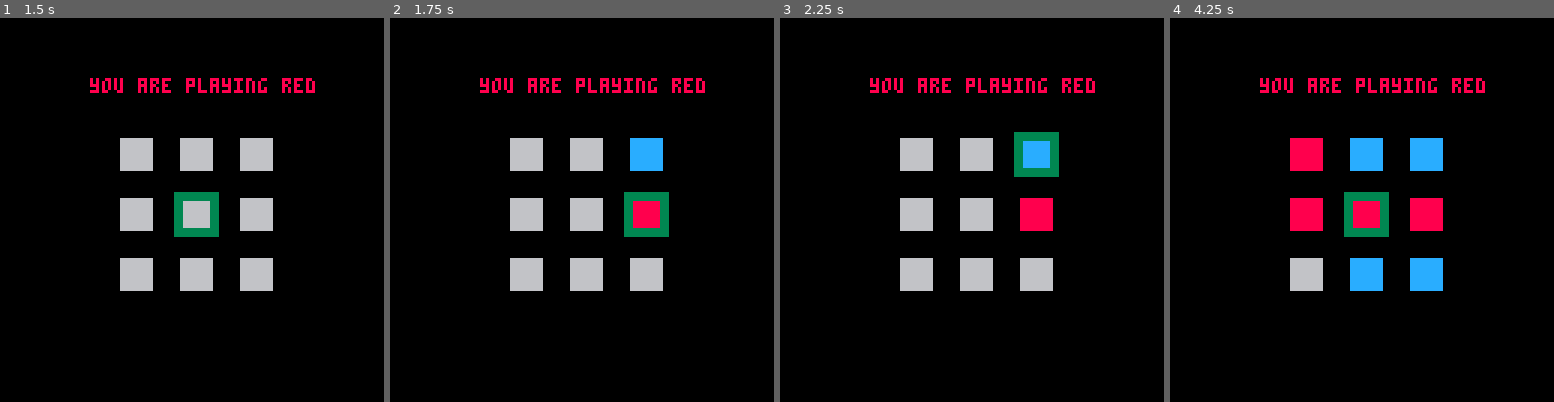
Above: before the commit, frames 1-4 (left to right).
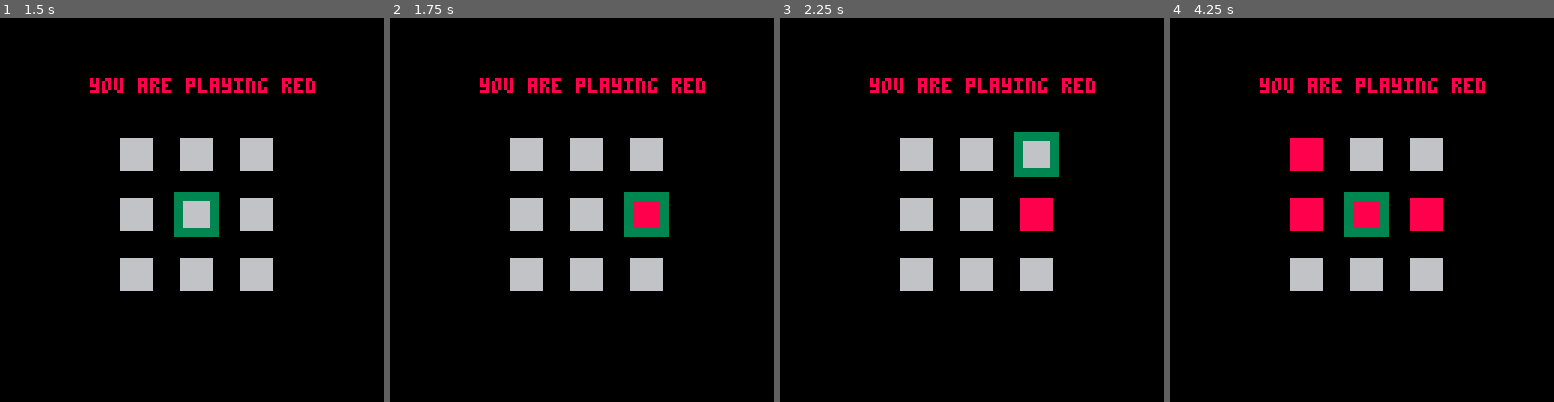
Above: after the commit, the same moments.

Repository: shinkarom/p8-ttt
Game: PICO-8 cartridge ttt.p8
The game is run twice, just before and just after one commit, with the same random seed, the same clock (stepped at 60 frames per second) and the same inputs.
Inputs:
- Up to frame 1 (1.5 s): tap O (Z key) at 0.7 s
- Up to frame 2 (1.75 s): hold Right from 1.6 s (still down); tap O (Z key) at 1.7 s
- Up to frame 3 (2.25 s): release Right at 2.1 s; tap O (Z key) at 2.1 s; hold Up from 2.15 s (still down)
- Up to frame 4 (4.25 s): release Up at 2.42 s; hold Right 2.47-3.03 s; tap O (Z key) every 0.4 s from 2.5 to 4.1 s; hold Left 3.08-3.58 s; hold Down 3.63-3.97 s; hold Right from 4.02 s (still down)

Frame 1 is identical in both runs. In frame 2, 0.7% of the frame differs, in the area x 62-72%, y 31-40%; in frame 3, 0.5%; in frame 4, 3.0%, in the area x 46-72%, y 31-72%.

Commit message:
Checking for winnner after every move

Diff:
--- a/ttt.p8
+++ b/ttt.p8
@@ -36,6 +36,7 @@
 function game_init()
  update=game_update
  draw=game_draw
+ init_game()
 end
 
 cursor_x = 1
@@ -44,17 +45,19 @@
 cursor_width = 2
 
 function game_update()
- if btnp(⬆️) then
-  cursor_y = (cursor_y-1)%3
- elseif btnp(⬇️) then
-  cursor_y = (cursor_y+1)%3
- elseif btnp(⬅️) then
-  cursor_x = (cursor_x-1)%3
- elseif btnp(➡️) then
-  cursor_x = (cursor_x+1)%3
- elseif btnp(🅾️) then
-  if grid[xy(cursor_x, cursor_y)]==empty then
-   make_move(xy(cursor_x, cursor_y))
+ if winner==empty then
+  if btnp(⬆️) then
+   cursor_y = (cursor_y-1)%3
+  elseif btnp(⬇️) then
+   cursor_y = (cursor_y+1)%3
+  elseif btnp(⬅️) then
+   cursor_x = (cursor_x-1)%3
+  elseif btnp(➡️) then
+   cursor_x = (cursor_x+1)%3
+  elseif btnp(🅾️) then
+   if grid[xy(cursor_x, cursor_y)]==empty then
+    make_move(xy(cursor_x, cursor_y))
+   end
   end
  end
 end
@@ -124,16 +127,20 @@
 empty=0
 red_player=1
 blue_player=2
+draw=3
 empty_color=6
 red_color=8
 blue_color=12
 
-human_player=red_player
-ai_player=blue_player
-player_to_move=red_player
-grid={ empty,empty,empty,
- empty,empty,empty,
- empty,empty,empty }
+function init_game()
+ human_player=red_player
+ ai_player=blue_player
+ player_to_move=red_player
+ winner=empty
+ grid={ empty,empty,empty,
+  empty,empty,empty,
+  empty,empty,empty }
+end
 
 function xy(x,y)
  return 3*y+x+1
@@ -141,10 +148,17 @@
 
 function make_move(coord)
  grid[coord] = player_to_move
- next_player()
- if player_to_move == ai_player then
-  make_move(select_ai_move())
+ check_winner()
+ if winner!=empty then
+  next_player()
+  if player_to_move == ai_player then
+   make_move(select_ai_move())
+  end
  end
+end
+
+function check_winner()
+ winner=empty
 end
 
 function next_player()
